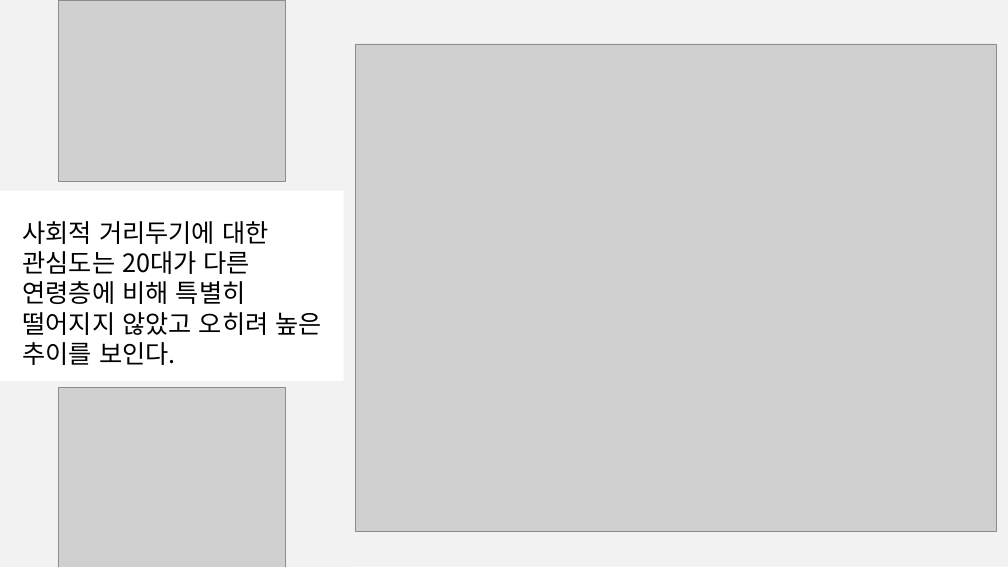
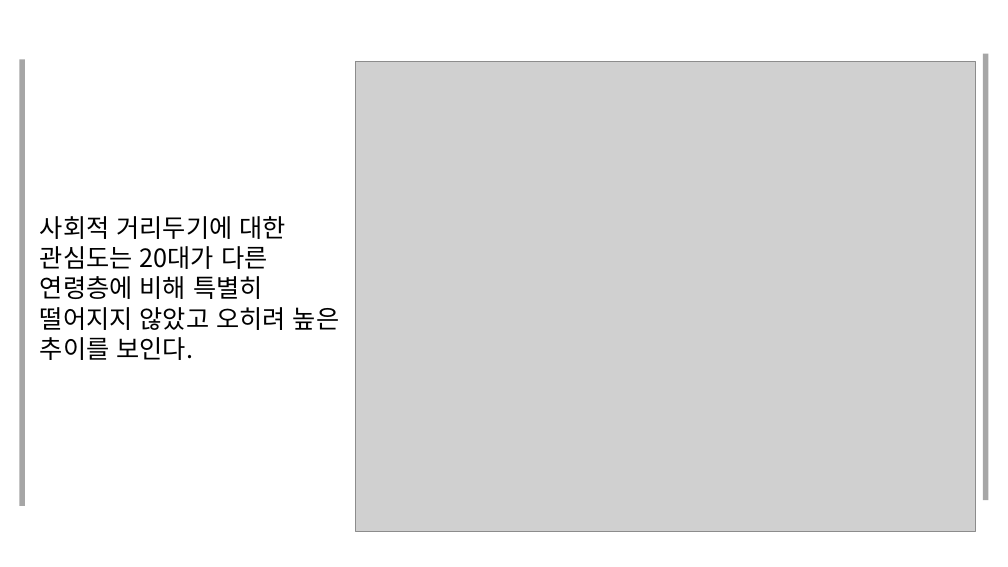
Before and after one commit to JooEHyeon/CORONA19_data_analysis, a slide deck: slide 12 of 최종합본.pptx. Drawn at 1008x567 pixels with LibreOffice and Linux fonts; fonts in the diff are those of the drawing; grey boxes stand for pictures. Boxes give left, top, right and bottom in pixels: in the first picture for what was removed or moved away, otherwise in the second. Text is boxed around its words. In the diff, an @@ line names an element or a change of style, - is before the commit and + after.

```diff
--- a/최종합본.pptx
+++ b/최종합본.pptx
@@ rectangle removed at (0, 0, 352, 191) @@
@@ picture removed at (58, 0, 285, 181) @@
@@ rectangle removed at (344, 0, 1008, 567) @@
@@ rectangle added at (20, 59, 25, 506), fill #A6A6A6 @@
@@ rectangle added at (983, 54, 988, 501), fill #A6A6A6 @@
@@ picture: place and size @@
-picture at (356, 44, 997, 532)
+picture at (356, 61, 975, 532)
@@ text "사회적 거리두기에 대한 관심도는 20대가 ...": place and size @@
-text "사회적 거리두기에 대한 관심도는 20대가 ..." at (23, 221, 322, 365)
+text "사회적 거리두기에 대한 관심도는 20대가 ..." at (40, 216, 339, 360)
@@ rectangle removed at (0, 381, 352, 567) @@
@@ picture removed at (58, 387, 285, 567) @@
```
Also in this commit, not shown: 1 slide added.
